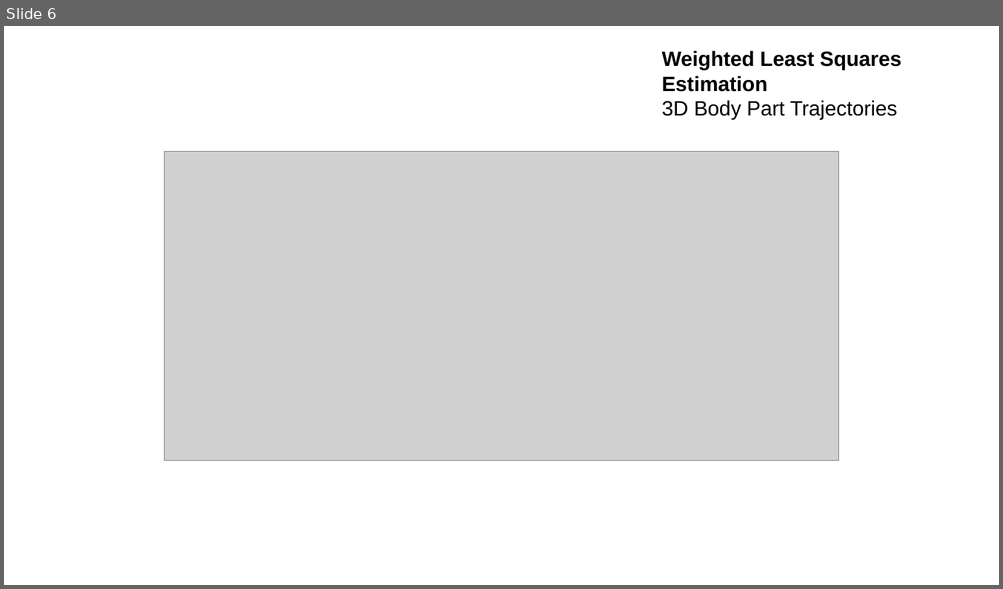
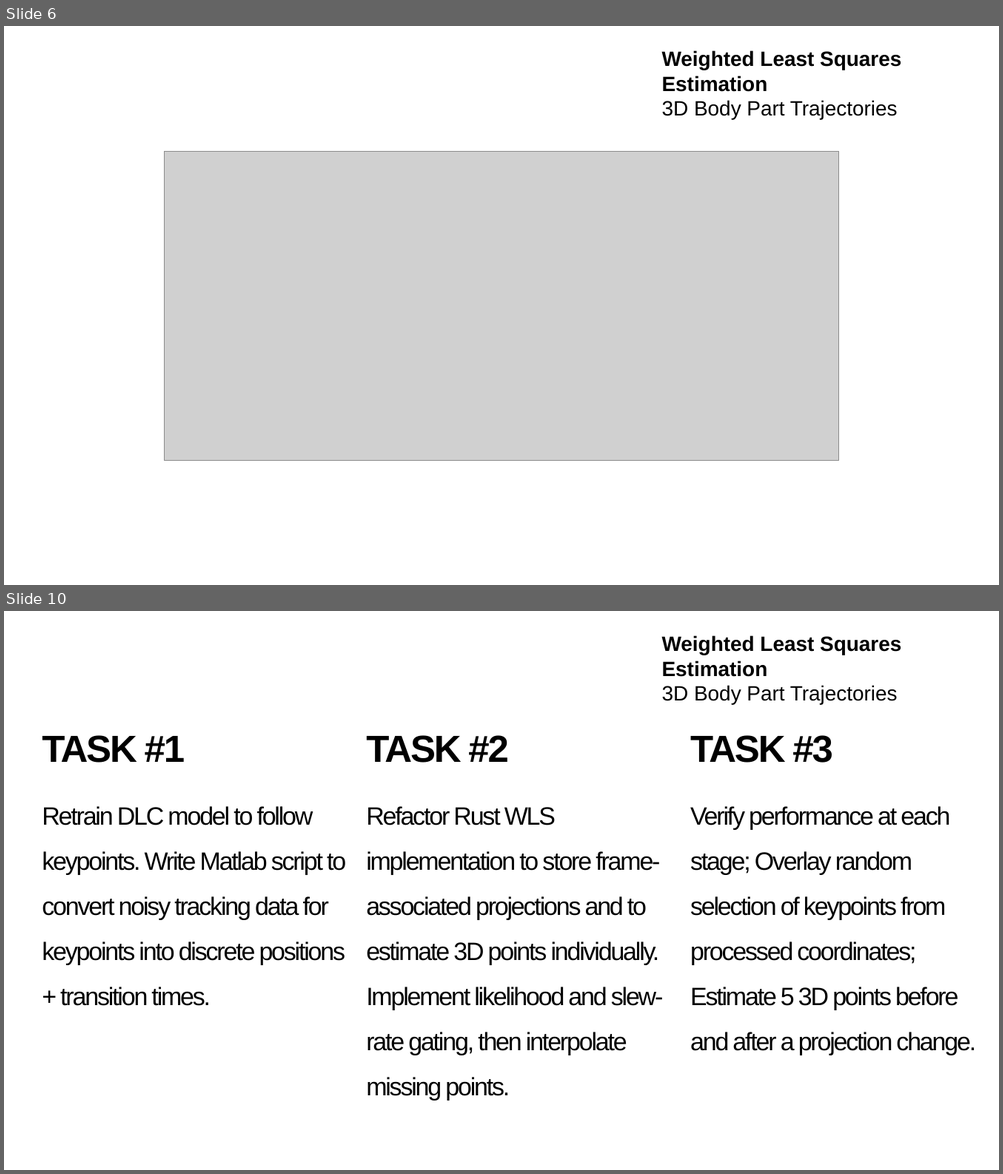
Before and after one commit to neekonsu/POSE_EVENT_MARK, a slide deck: wls_gated_dlc_triangulation/Weighted_Least_Squares.pptx. Shown one above the other, each under a label of ours: slide 6 before the commit, slides 6 and 10 after it; the slides between them are not shown. The pictures are 1003x589 and 1003x1174 pixels, drawn with LibreOffice and Linux fonts; fonts in the diff are those of the drawing; grey boxes stand for pictures; background and template pictures are left out. Boxes give left, top, right and bottom in pixels: in the first picture for what was removed or moved away, otherwise in the second. Text is boxed around its words. In the diff, an @@ line names an element or a change of style, - is before the commit and + after.

```diff
--- a/wls_gated_dlc_triangulation/Weighted_Least_Squares.pptx
+++ b/wls_gated_dlc_triangulation/Weighted_Least_Squares.pptx
@@ slide 10 added at [4, 611, 999, 1170], background picture (left out) @@
@@ title added at [662, 635, 901, 704], 33 pt, text #000000, bold @@
+Weighted Least Squares Estimation
+3D Body Part Trajectories
@@ text added at [42, 735, 346, 1006], 40 pt, text #000000 @@
+TASK #1
+Retrain DLC model to follow keypoints. Write Matlab script to convert noisy tracking data for keypoints into discrete positions + transition times.
@@ text added at [366, 735, 663, 1101], 40 pt, text #000000 @@
+TASK #2
+Refactor Rust WLS implementation to store frame-associated projections and to estimate 3D points individually. Implement likelihood and slew-rate gating, then interpolate missing points.
@@ text added at [690, 735, 976, 1056], 40 pt, text #000000 @@
+TASK #3
+Verify performance at each stage; Overlay random selection of keypoints from processed coordinates; Estimate 5 3D points before and after a projection change.
```
Also in this commit, not shown: 4 slides changed, 1 other slide added, 18 other files.
